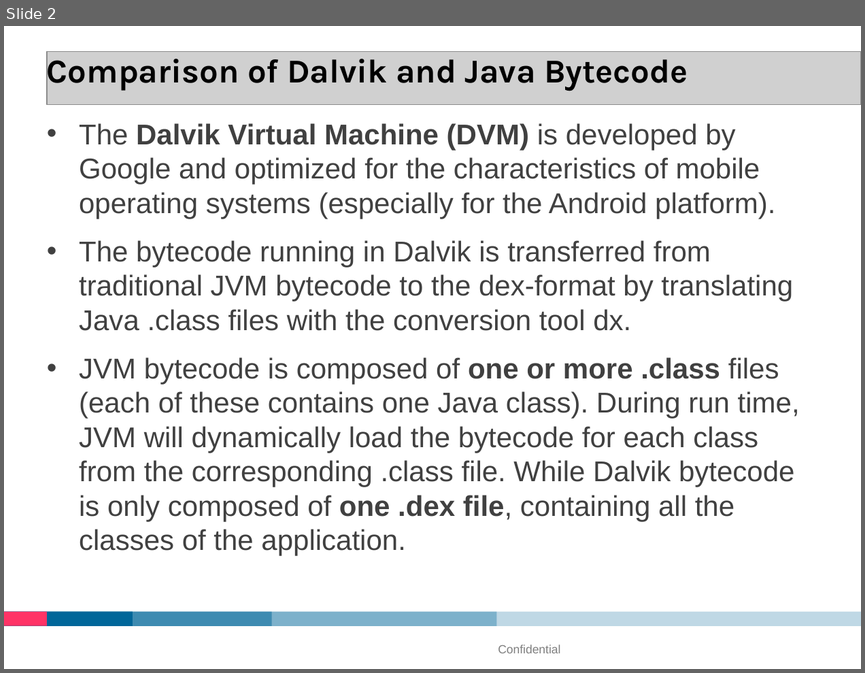
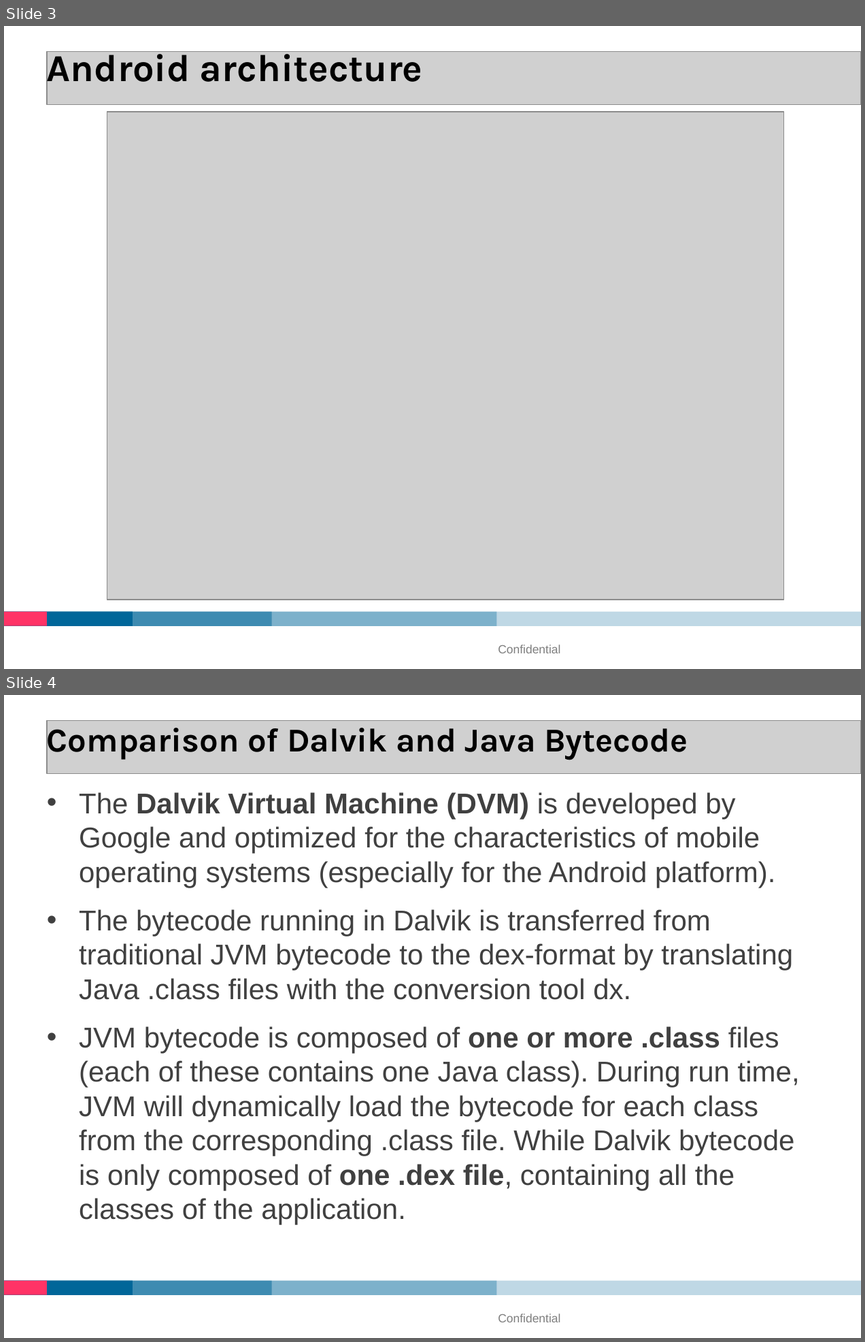
Before and after one commit to Pozo/android-training, a slide deck: L1.01/android-training-L1.01.odp. Shown one above the other, each under a label of ours: slide 2 before the commit, slides 3 and 4 after it. The pictures are 865x673 and 865x1342 pixels, drawn with LibreOffice and Linux fonts; fonts in the diff are those of the drawing; grey boxes stand for pictures; background and template pictures are left out. Boxes give left, top, right and bottom in pixels: in the first picture for what was removed or moved away, otherwise in the second. Text is boxed around its words. In the diff, an @@ line names an element or a change of style, - is before the commit and + after.

```diff
--- a/L1.01/android-training-L1.01.odp
+++ b/L1.01/android-training-L1.01.odp
@@ slide 3 added at [4, 26, 861, 669], background #FFFFFF; not listed: 5 template elements that a slide beside it also shows @@
@@ picture added at [47, 52, 861, 105] @@
@@ text added at [47, 47, 423, 91], 32 pt, text #000000, bold @@
+Android architecture
@@ picture added at [107, 112, 784, 599] @@
@@ text added at [498, 644, 560, 653], 10 pt, text #7F7F7F @@
+Confidential
@@ what was slide 2 is now slide 4 @@
```
Also in this commit, not shown: 1 other slide added.
